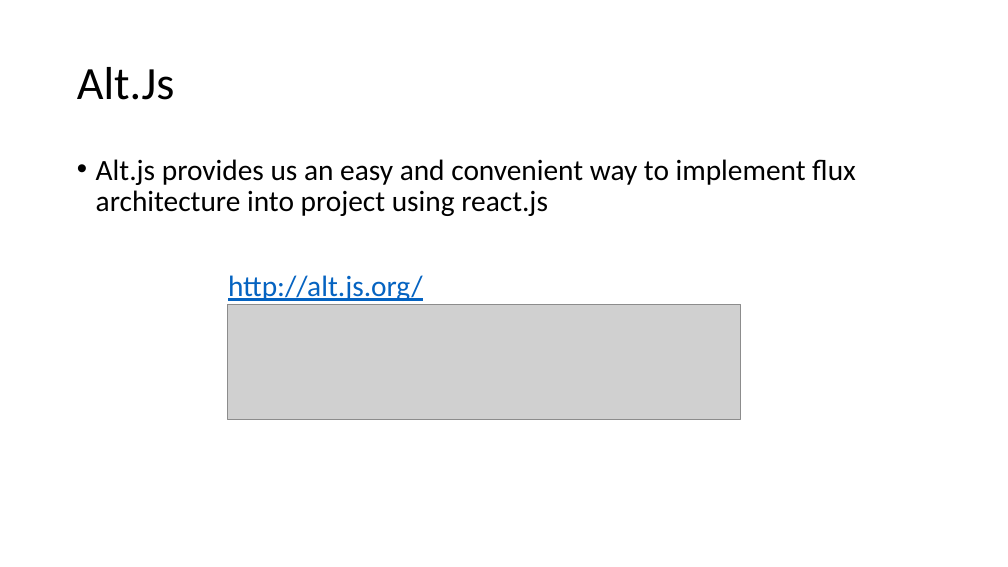
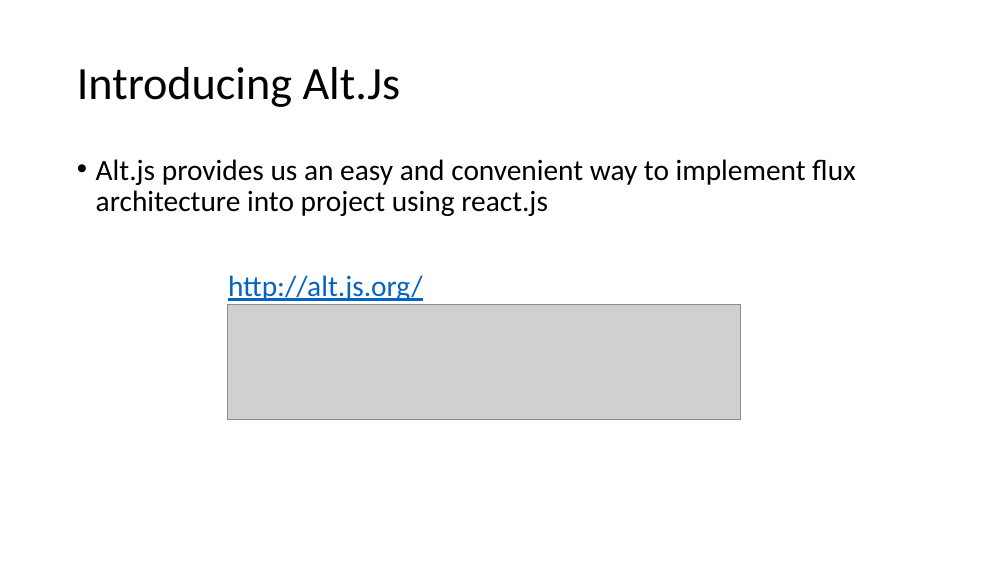
Before and after one commit to awahab29/samplealt, a slide deck: slide 13 of React.pptx (slide 21 before the commit). Drawn at 1008x567 pixels with LibreOffice and Linux fonts; fonts in the diff are those of the drawing; grey boxes stand for pictures. Boxes give left, top, right and bottom in pixels: in the first picture for what was removed or moved away, otherwise in the second. Text is boxed around its words. In the diff, an @@ line names an element or a change of style, - is before the commit and + after.

```diff
--- a/React.pptx
+++ b/React.pptx
@@ title at (x1=77, y1=67, x2=401, y2=107): text changed @@
-Alt.Js
+Introducing Alt.Js
```
Also in this commit, not shown: 6 other slides changed, 8 slides added, 1 slide removed.
